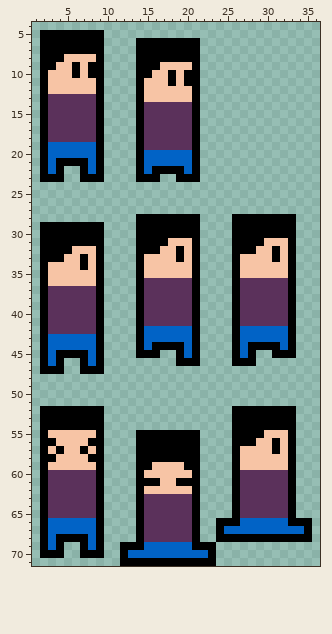
A sprite sheet gets an edit: assets/images/player.png. The picture above is the old version.
The file is 60x72 pixels. Shown: x 1..36, y 4..71.
Once edited:
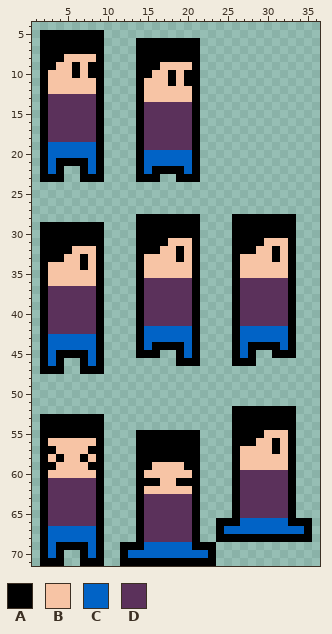
Palette (. is transparent): A #000000  B #f7c4a5  C #0163c6  D #5b315b
The exact change:
@@ x 1..11 @@
 51 ...........
-52 .AAAAAAAA..
+52 ...........
 53 .AAAAAAAA..
 54 .AAAAAAAA..
-55 .ABBBBBBA..
-56 .AABBBBAA..
-57 .ABABBABA..
-58 .AABBBBAA..
-59 .ABBBBBBA..
-60 .ADDDDDDA..
+55 .AAAAAAAA..
+56 .ABBBBBBA..
+57 .AABBBBAA..
+58 .ABABBABA..
+59 .AABBBBAA..
+60 .ABBBBBBA..
 61 .ADDDDDDA..
@@ x 1..11 @@
 65 .ADDDDDDA..
-66 .ACCCCCCA..
+66 .ADDDDDDA..
 67 .ACCCCCCA..
-68 .ACAAAACA..
-69 .ACA..ACA..
-70 .AAA..AAA..
-71 ...........
+68 .ACCCCCCA..
+69 .ACAAAACA..
+70 .ACA..ACA..
+71 .AAA..AAA..
